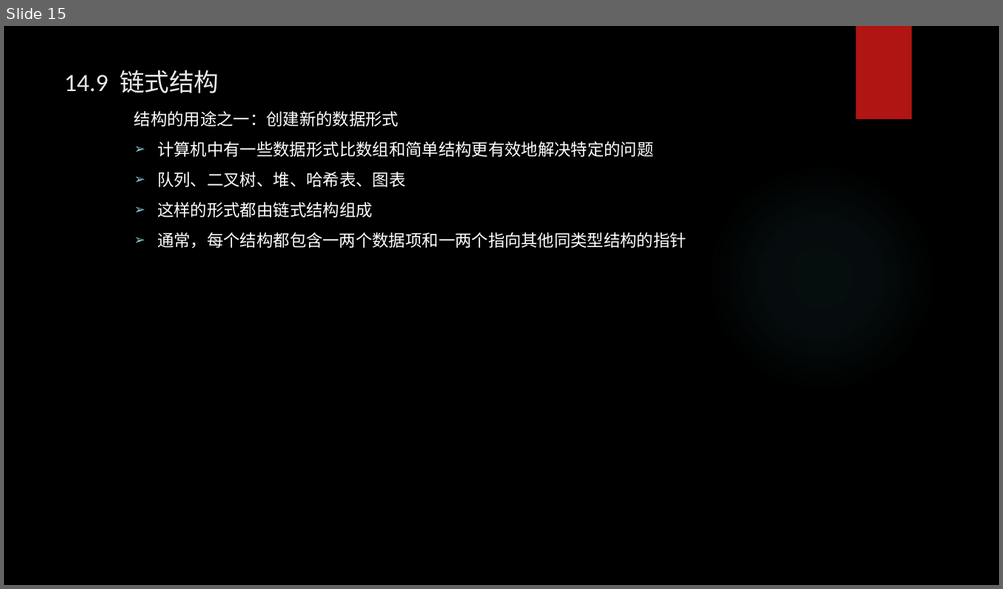
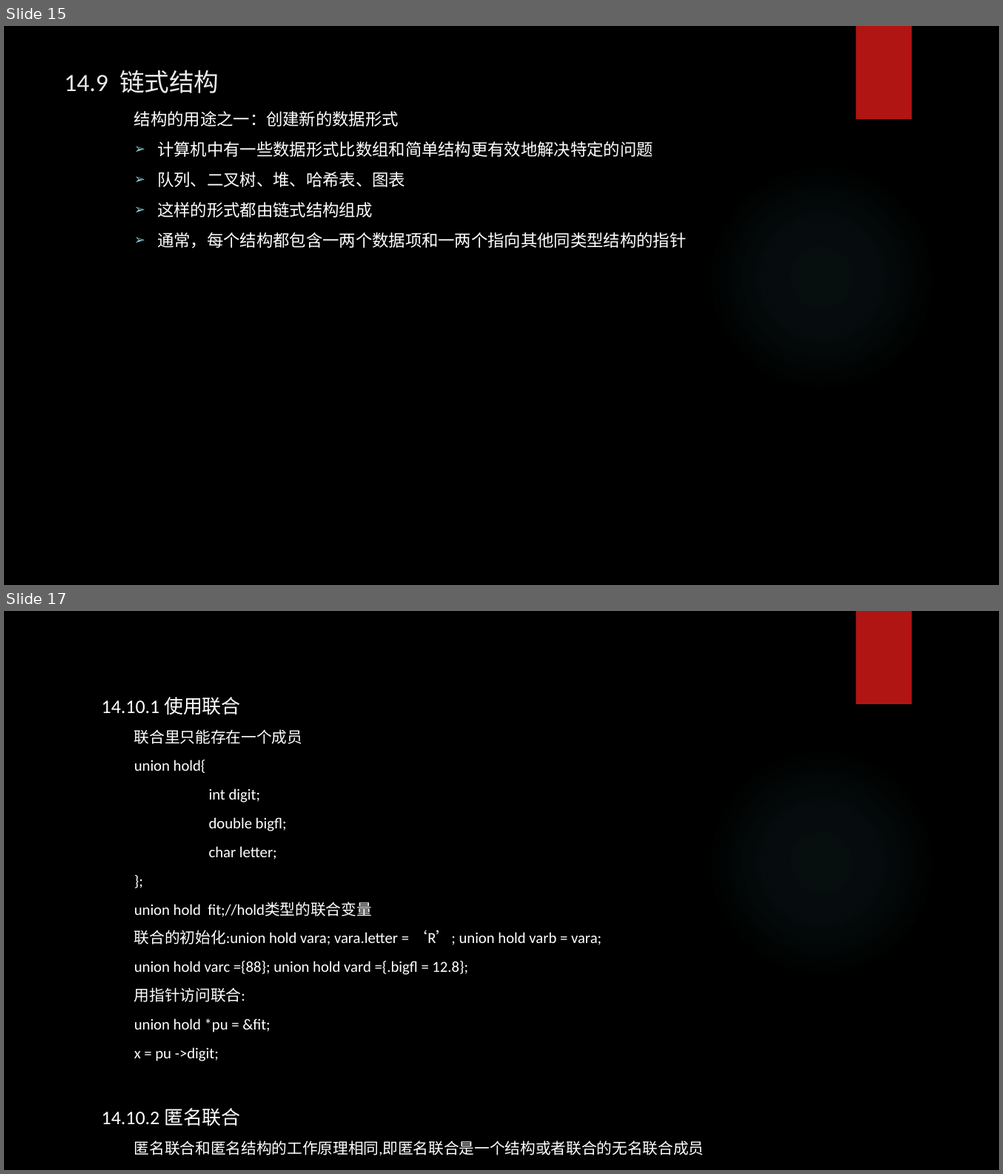
Before and after one commit to tsyin/c_ppt-code, a slide deck: PPT/14 结构和其他数据形式.pptx. Shown one above the other, each under a label of ours: slide 15 before the commit, slides 15 and 17 after it; the slides between them are not shown. The pictures are 1003x589 and 1003x1174 pixels, drawn with LibreOffice and Linux fonts; fonts in the diff are those of the drawing; background and template pictures are left out. Boxes give left, top, right and bottom in pixels: in the first picture for what was removed or moved away, otherwise in the second. Text is boxed around its words. In the diff, an @@ line names an element or a change of style, - is before the commit and + after.

```diff
--- a/PPT/14 结构和其他数据形式.pptx
+++ b/PPT/14 结构和其他数据形式.pptx
@@ slide 17 added at (4, 611, 999, 1170), background picture (left out); not listed: 2 template elements that a slide beside it also shows @@
@@ text added at (102, 697, 704, 1156), 14.8 pt, text #FFFFFF @@
+14.10.1 使用联合
+  联合里只能存在一个成员
+  union hold{
+  int digit;
+  double bigfl;
+  char letter;
+  };
+  union hold fit;//hold类型的联合变量
+  联合的初始化:union hold vara; vara.letter = ‘R’; union hold varb = vara;
+  union hold varc ={88}; union hold vard ={.bigfl = 12.8};
+  用指针访问联合:
+  union hold *pu = &fit;
+  x = pu ->digit;
+14.10.2 匿名联合
+  匿名联合和匿名结构的工作原理相同,即匿名联合是一个结构或者联合的无名联合成员
```
Also in this commit, not shown: 1 slide changed, 4 other slides added.
